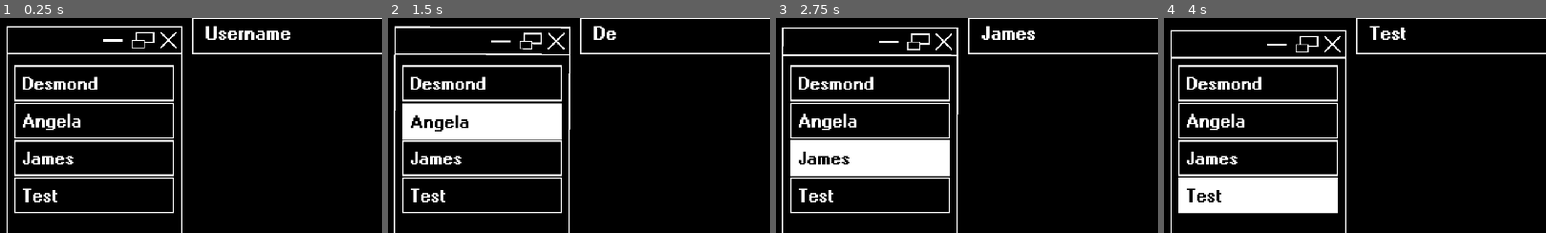
Above: before the commit, frames 1-4 (left to right).
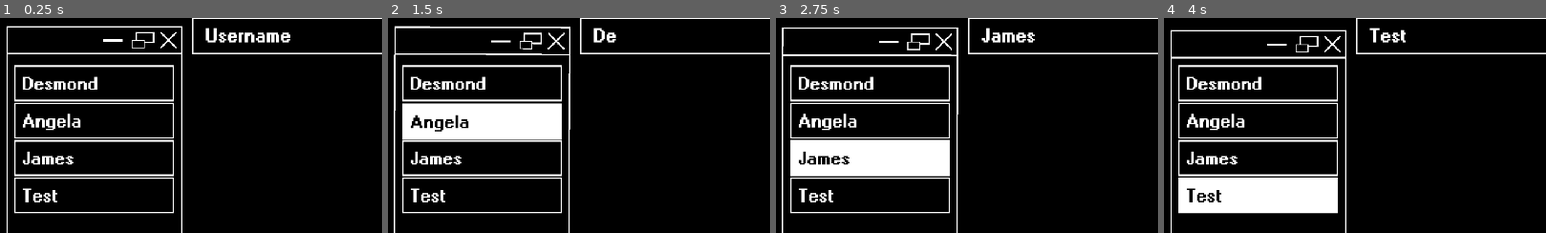
Above: after the commit, the same moments.

Repository: AdamCMunro/social-game
Game: Godot game, scene res://messenger.tscn
Two runs of this game, one before a commit and one after it. Both use one fixed random seed, a clock stepped at 60 frames per second and the inputs below. This scene is started directly instead of the project's main scene.
Inputs (mouse positions are % of the whole screen's width and height, from its top left):
- Up to frame 1 (0.25 s): no input
- Up to frame 2 (1.5 s): tap Enter at 0.5 s; move the mouse to (12, 16) at 0.52 s; click (12, 16) at 0.67 s; move the mouse to (12, 25) at 1.27 s; hold Down from 1.28 s (still down); click (12, 25) at 1.42 s
- Up to frame 3 (2.75 s): move the mouse to (12, 33) at 2.02 s; release Down at 2.03 s; click (12, 33) at 2.17 s
- Up to frame 4 (4 s): move the mouse to (12, 42) at 2.77 s; click (12, 42) at 2.92 s; move the mouse to (80, 65) at 3.52 s; hold Down from 3.53 s (still down)
The pictures show only the part of the screen within x 0-50%, y 1-51%; the shares and areas given below are measured in that part.

The runs differ from the first frame. In frame 1, 0.7% of the frame differs, in the area x 53-76%, y 3-12%; in frame 2, 0.2%; in frame 3, 0.5%; in frame 4, 0.3%.
Error in both runs: Invalid access to property or key 'current_day' on a base object of type 'Window'. (res://contact.gd:104)

Commit message:
accomodating new messenger sprite

Diff:
--- a/social-game/messenger.gd
+++ b/social-game/messenger.gd
@@ -64,7 +64,7 @@
 
 # Called every frame. 'delta' is the elapsed time since the previous frame.
 func _process(delta: float) -> void:
-	$Messages/Container.size.x = 561.5
+	$Messages/Container.size.x = 575
 	if not paused:
 		$Messages/Container.position.x = 299.25
 
--- a/social-game/messenger.tscn
+++ b/social-game/messenger.tscn
@@ -12,13 +12,13 @@
 [ext_resource type="Script" uid="uid://mvf0l8pkqr7b" path="res://contacts.gd" id="10_8waa5"]
 
 [sub_resource type="RectangleShape2D" id="RectangleShape2D_qhwlu"]
-size = Vector2(467.5, 29.166656)
+size = Vector2(478.3333, 31.666603)
 
 [sub_resource type="RectangleShape2D" id="RectangleShape2D_5uh8x"]
-size = Vector2(468.75, 30.833313)
+size = Vector2(478.3333, 31.25)
 
 [sub_resource type="RectangleShape2D" id="RectangleShape2D_8wtml"]
-size = Vector2(467.9167, 30.833344)
+size = Vector2(478.3333, 31.166672)
 
 [node name="Messenger" type="Node2D" unique_id=563844369]
 script = ExtResource("1_1clpa")
@@ -38,9 +38,9 @@
 
 [node name="Recipient" type="Label" parent="MessengerBody" unique_id=1599201810]
 offset_left = -225.664
-offset_top = -268.0
+offset_top = -265.0
 offset_right = -115.664
-offset_bottom = -238.0
+offset_bottom = -235.0
 theme_override_fonts/font = ExtResource("4_dj5lq")
 theme_override_font_sizes/font_size = 24
 text = "Username"
@@ -67,10 +67,10 @@
 anchor_top = 0.5
 anchor_right = 0.5
 anchor_bottom = 0.5
-offset_left = -234.16666
-offset_top = -15.750061
-offset_right = 234.16666
-offset_bottom = 15.916595
+offset_left = -239.1665
+offset_top = -15.8335
+offset_right = 239.1665
+offset_bottom = 15.8335
 grow_horizontal = 2
 grow_vertical = 2
 mouse_filter = 2
@@ -82,16 +82,17 @@
 anchor_top = 0.5
 anchor_right = 0.5
 anchor_bottom = 0.5
-offset_left = -233.18587
-offset_top = -15.000008
-offset_right = 233.18587
-offset_bottom = 15.000008
+offset_left = -235.0
+offset_top = -15.0
+offset_right = 235.0
+offset_bottom = 15.0
 grow_horizontal = 2
 grow_vertical = 2
 theme_override_fonts/font = ExtResource("4_dj5lq")
 theme_override_font_sizes/font_size = 24
 
 [node name="CollisionShape2D" type="CollisionShape2D" parent="MessengerBody/Option3" unique_id=1637328924]
+position = Vector2(0, -0.41680908)
 shape = SubResource("RectangleShape2D_qhwlu")
 
 [node name="Option2" type="Area2D" parent="MessengerBody" unique_id=789330614]
@@ -105,10 +106,10 @@
 anchor_top = 0.5
 anchor_right = 0.5
 anchor_bottom = 0.5
-offset_left = -234.16666
-offset_top = -15.7500305
-offset_right = 234.16666
-offset_bottom = 15.916626
+offset_left = -239.1665
+offset_top = -15.8335
+offset_right = 239.1665
+offset_bottom = 15.8335
 grow_horizontal = 2
 grow_vertical = 2
 mouse_filter = 2
@@ -120,9 +121,9 @@
 anchor_top = 0.5
 anchor_right = 0.5
 anchor_bottom = 0.5
-offset_left = -232.30092
+offset_left = -235.0
 offset_top = -15.0
-offset_right = 232.30092
+offset_right = 235.0
 offset_bottom = 15.0
 grow_horizontal = 2
 grow_vertical = 2
@@ -130,7 +131,7 @@
 theme_override_font_sizes/font_size = 24
 
 [node name="CollisionShape2D" type="CollisionShape2D" parent="MessengerBody/Option2" unique_id=1229319885]
-position = Vector2(0.2083435, 0)
+position = Vector2(0, -0.2083435)
 shape = SubResource("RectangleShape2D_5uh8x")
 
 [node name="Option1" type="Area2D" parent="MessengerBody" unique_id=2073892545]
@@ -144,10 +145,10 @@
 anchor_top = 0.5
 anchor_right = 0.5
 anchor_bottom = 0.5
-offset_left = -234.16666
-offset_top = -15.75
-offset_right = 234.16666
-offset_bottom = 15.9166565
+offset_left = -239.16666
+offset_top = -15.833328
+offset_right = 239.16666
+offset_bottom = 15.833328
 grow_horizontal = 2
 grow_vertical = 2
 mouse_filter = 2
@@ -159,9 +160,9 @@
 anchor_top = 0.5
 anchor_right = 0.5
 anchor_bottom = 0.5
-offset_left = -230.97348
+offset_left = -235.0
 offset_top = -15.0
-offset_right = 230.97345
+offset_right = 235.0
 offset_bottom = 15.0
 grow_horizontal = 2
 grow_vertical = 2
@@ -169,6 +170,7 @@
 theme_override_font_sizes/font_size = 24
 
 [node name="CollisionShape2D" type="CollisionShape2D" parent="MessengerBody/Option1" unique_id=1519360124]
+position = Vector2(0, -0.1666565)
 shape = SubResource("RectangleShape2D_8wtml")
 
 [node name="Selection" type="Area2D" parent="MessengerBody" unique_id=2006294913]
@@ -181,9 +183,9 @@
 anchor_top = 0.5
 anchor_right = 0.5
 anchor_bottom = 0.5
-offset_left = -235.0
+offset_left = -240.0
 offset_top = -18.75
-offset_right = 235.0
+offset_right = 240.0
 offset_bottom = 18.75
 grow_horizontal = 2
 grow_vertical = 2
